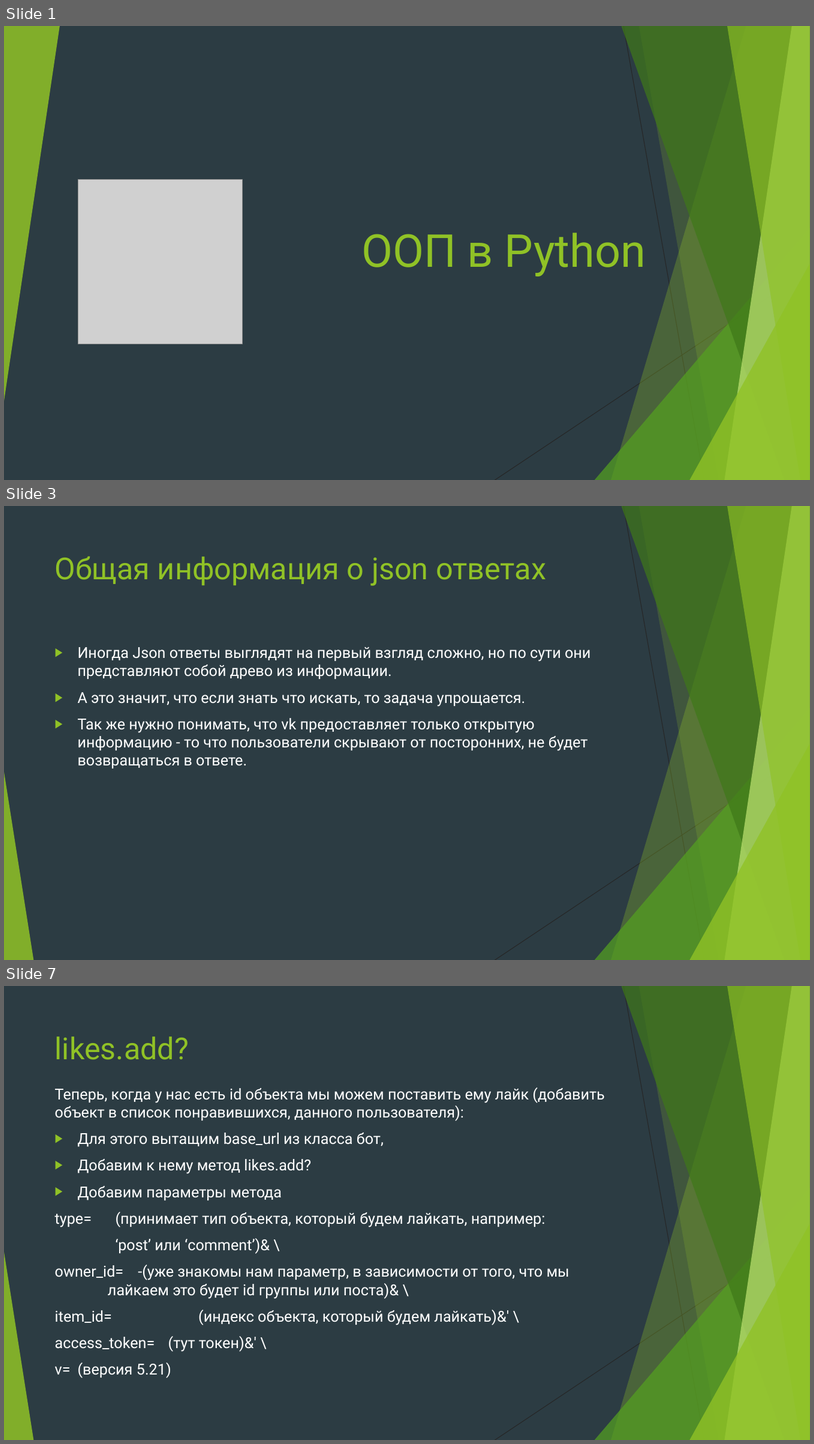
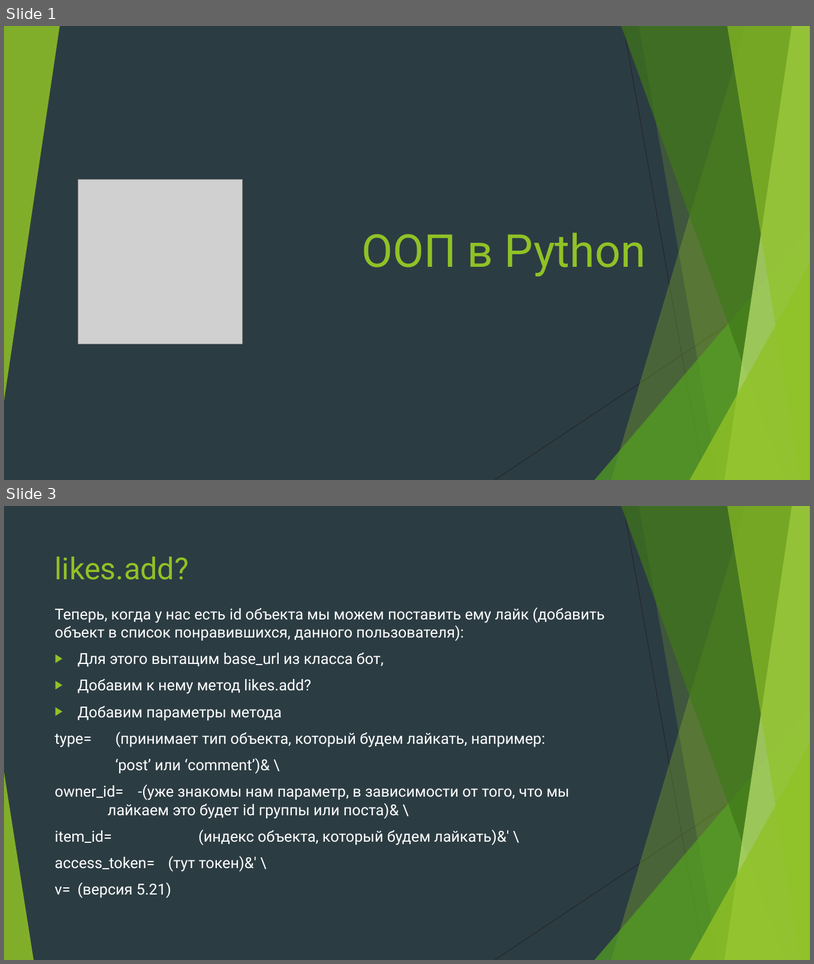
Before and after one commit to Yegor9151/for_corund, a slide deck: python/module2/presentation/урок 6 модуль 2.pptx. Shown one above the other, each under a label of ours: slides 1, 3 and 7 before the commit, slides 1 and 3 after it; the slides between them are not shown. The pictures are 814x1444 and 814x964 pixels, drawn with LibreOffice and Linux fonts; fonts in the diff are those of the drawing; grey boxes stand for pictures. Boxes give left, top, right and bottom in pixels: in the first picture for what was removed or moved away, otherwise in the second. Text is boxed around its words. In the diff, an @@ line names an element or a change of style, - is before the commit and + after.

```diff
--- a/python/module2/presentation/урок 6 модуль 2.pptx
+++ b/python/module2/presentation/урок 6 модуль 2.pptx
@@ slide 3 removed at [4, 506, 810, 960], background #2C3C43; not listed: 10 template elements that a slide beside it also shows @@
@@ title removed at [55, 556, 546, 586] @@
-Общая информация о json ответах
@@ text removed at [78, 647, 591, 768] @@
-▶ Иногда Json ответы выглядят на первый взгляд сложно, но по сути они представляют собой древо из информации.
-▶ А это значит, что если знать что искать, то задача упрощается.
-▶ Так же нужно понимать, что vk предоставляет только открытую информацию - то что пользователи скрывают от посторонних, не будет возвращаться в ответе.
@@ what was slide 7 is now slide 3 @@
```
Also in this commit, not shown: 1 slide changed, 3 other slides removed.
